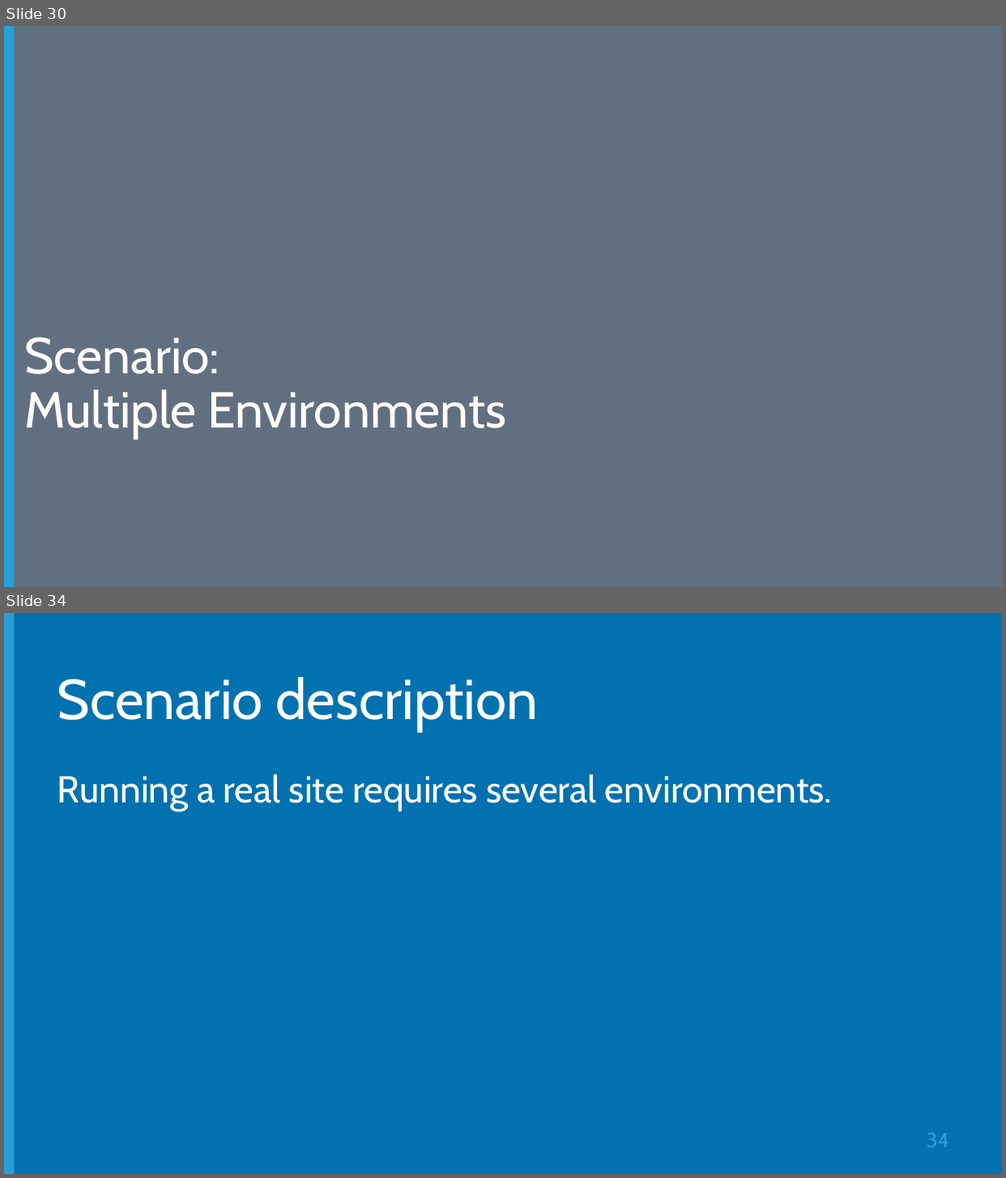
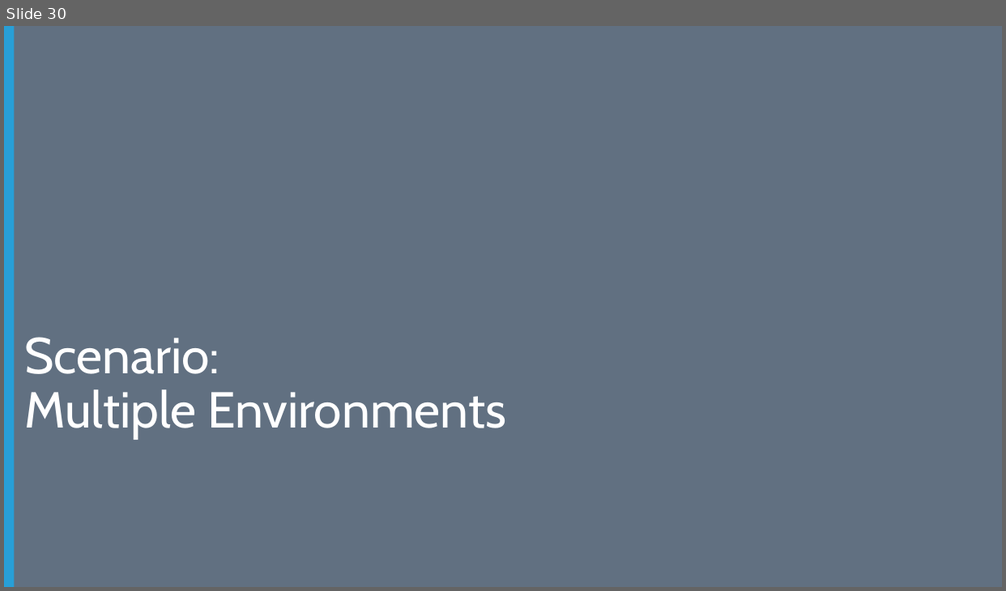
Before and after one commit to Microsoft-Web/DECK-ASPNET-in-Production, a slide deck: 6-ASPNET-in-Production.pptx. Shown one above the other, each under a label of ours: slides 30 and 34 before the commit, slide 30 after it; the slides between them are not shown. The pictures are 1006x1178 and 1006x591 pixels, drawn with LibreOffice and Linux fonts; fonts in the diff are those of the drawing; background and template pictures are left out. Boxes give left, top, right and bottom in pixels: in the first picture for what was removed or moved away, otherwise in the second. Text is boxed around its words. In the diff, an @@ line names an element or a change of style, - is before the commit and + after.

```diff
--- a/6-ASPNET-in-Production.pptx
+++ b/6-ASPNET-in-Production.pptx
@@ slide 34 removed at [4,613,1002,1174], background #0171B0; not listed: 1 template element that a slide beside it also shows @@
@@ title removed at [57,677,538,732] @@
-Scenario description
@@ text removed at [57,774,833,811] @@
-Running a real site requires several environments.
@@ page number removed at [927,1133,949,1148] @@
-34
```
Also in this commit, not shown: 3 slides changed, 6 slides added, 3 other slides removed.
